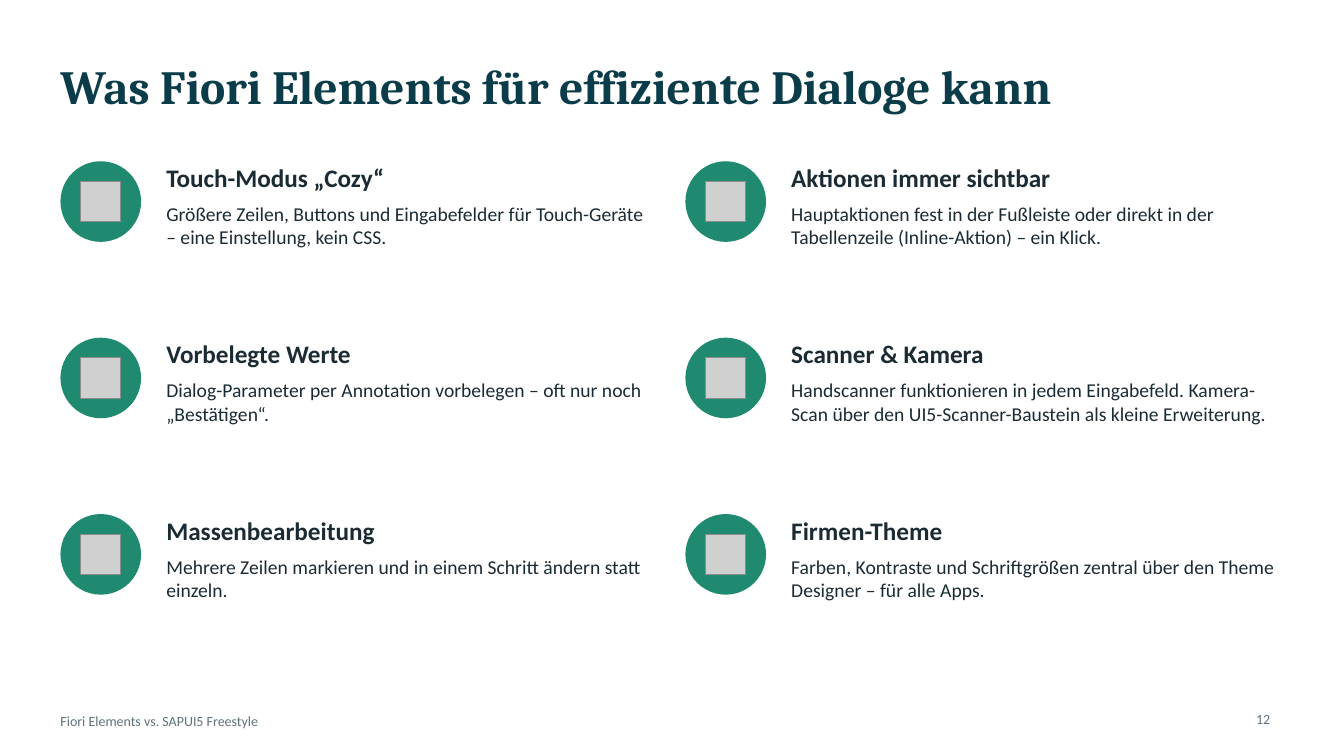
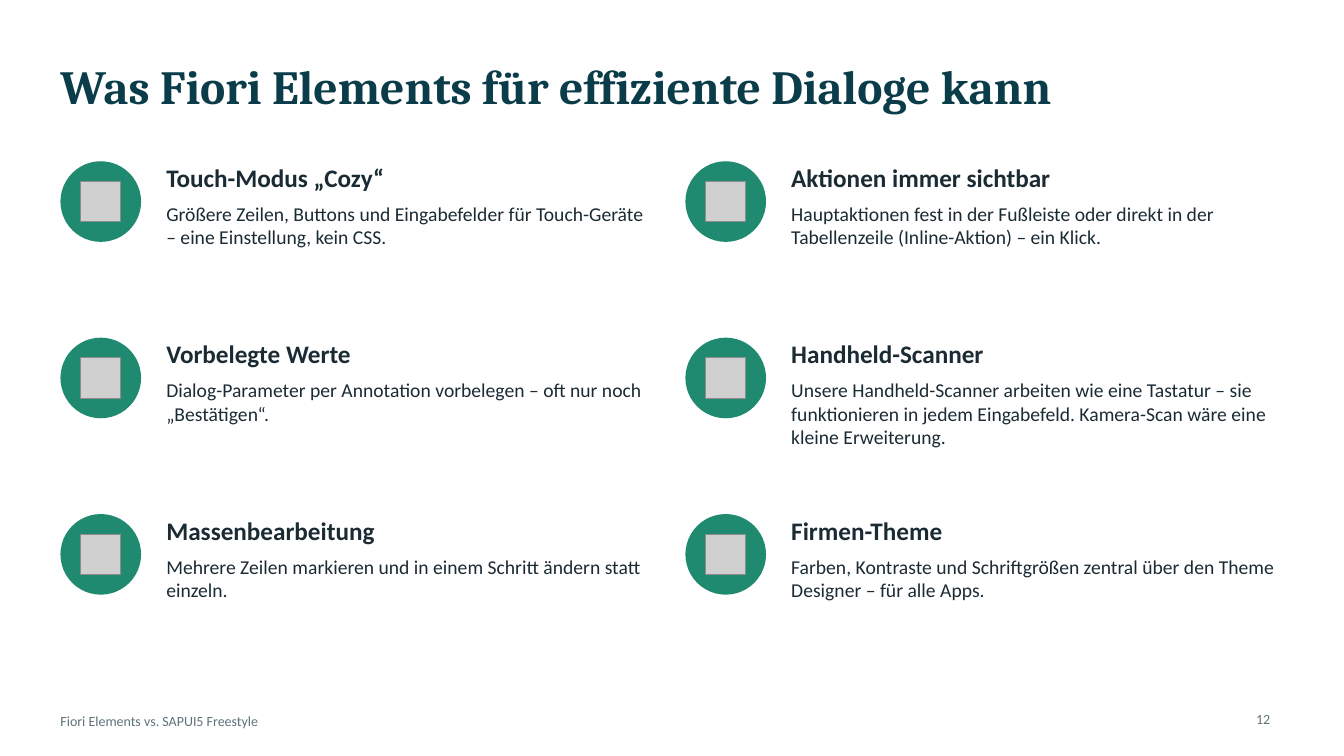
Before and after one commit to Fabs943/SAPUI5-DEMO, a slide deck: slide 12 of praesentation/Fiori_vs_Freestyle.pptx. Drawn at 1344x756 pixels with LibreOffice and Linux fonts; fonts in the diff are those of the drawing; grey boxes stand for pictures. Boxes give left, top, right and bottom in pixels: in the first picture for what was removed or moved away, otherwise in the second. Text is boxed around its words. In the diff, an @@ line names an element or a change of style, - is before the commit and + after.

```diff
--- a/praesentation/Fiori_vs_Freestyle.pptx
+++ b/praesentation/Fiori_vs_Freestyle.pptx
@@ text at <box>791,345,983,363</box>: text changed @@
-Scanner & Kamera
+Handheld-Scanner
@@ text at <box>791,383,1265,448</box>: text changed @@
-Handscanner funktionieren in jedem Eingabefeld. Kamera-Scan über den UI5-Scanner-Baustein als kleine Erweiterung.
+Unsere Handheld-Scanner arbeiten wie eine Tastatur – sie funktionieren in jedem Eingabefeld. Kamera-Scan wäre eine kleine Erweiterung.
```
Also in this commit, not shown: 6 other slides changed, 3 slides added.
